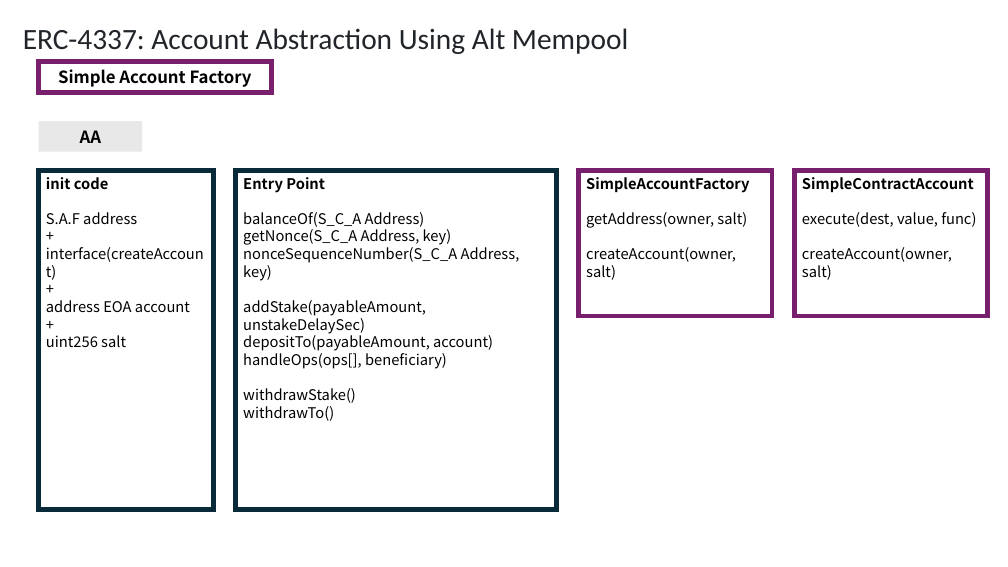
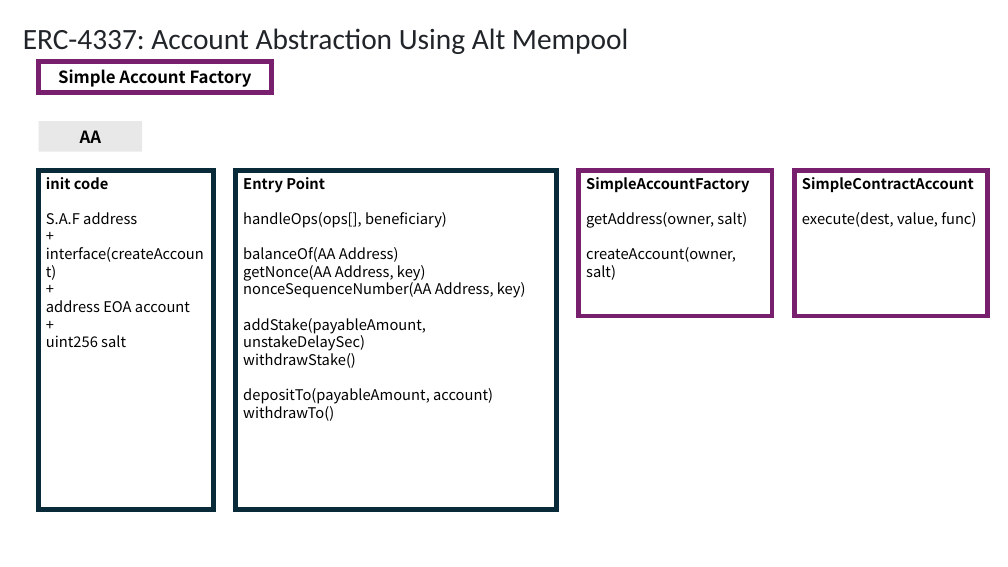
Before and after one commit to yyyljy/erc4337_alchemybundler, a slide deck: slide 6 of ERC4337.pptx (slide 4 before the commit). Drawn at 1008x567 pixels with LibreOffice and Linux fonts; fonts in the diff are those of the drawing. Boxes give left, top, right and bottom in pixels: in the first picture for what was removed or moved away, otherwise in the second. Text is boxed around its words. In the diff, an @@ line names an element or a change of style, - is before the commit and + after.

```diff
--- a/ERC4337.pptx
+++ b/ERC4337.pptx
@@ text in rectangle at [243, 212, 526, 298]: text changed @@
-balanceOf(S_C_A Address)
-getNonce(S_C_A Address, key)
-nonceSequenceNumber(S_C_A Address, key)
+handleOps(ops[], beneficiary)
+balanceOf(AA Address)
+getNonce(AA Address, key)
+nonceSequenceNumber(AA Address, key)
@@ text in rectangle at [802, 247, 952, 280]: paragraph removed @@
-createAccount(owner, salt)
@@ text in rectangle at [243, 350, 356, 368]: paragraph added @@
+withdrawStake()
@@ text in rectangle at [243, 350, 447, 403]: paragraphs removed @@
-handleOps(ops[], beneficiary)
-withdrawStake()
```
Also in this commit, not shown: 4 other slides changed, 10 slides added, 4 other files.
